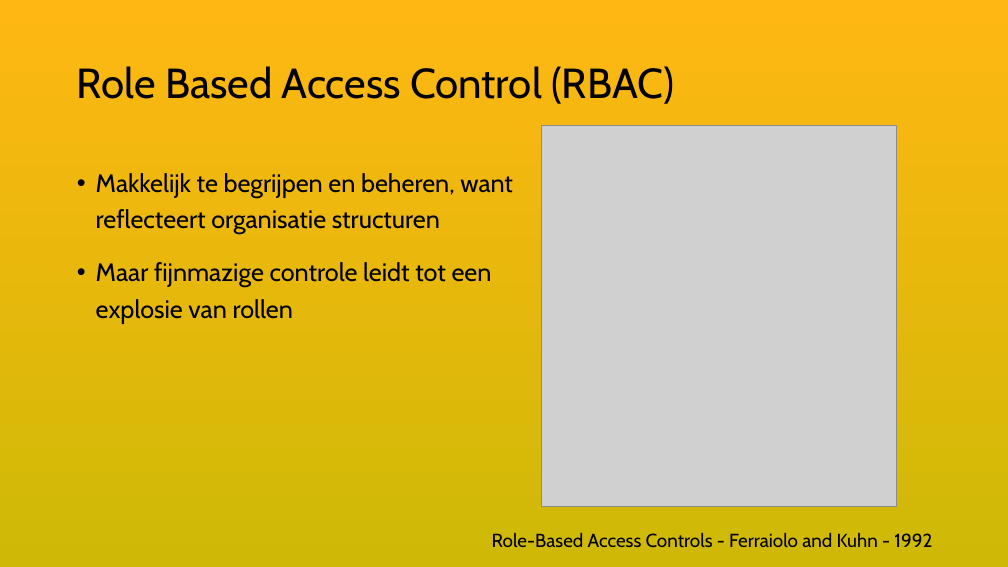
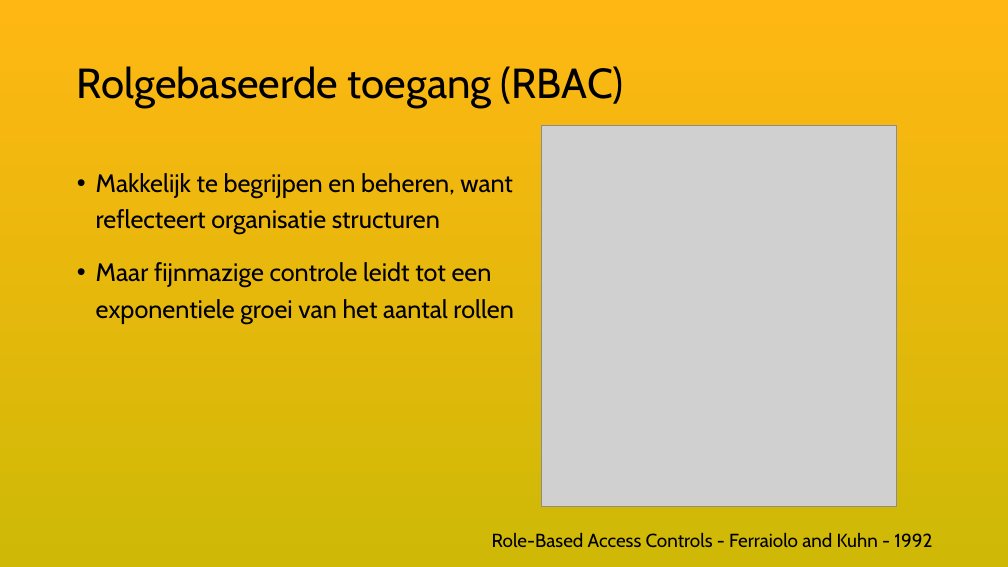
Before and after one commit to VNG-Realisatie/ftv, a slide deck: slide 6 of static/documents/20261118-keten-privacy-officers-JenV.pptx (slide 5 before the commit). Drawn at 1008x567 pixels with LibreOffice and Linux fonts; fonts in the diff are those of the drawing; grey boxes stand for pictures. Boxes give left, top, right and bottom in pixels: in the first picture for what was removed or moved away, otherwise in the second. Text is boxed around its words. In the diff, an @@ line names an element or a change of style, - is before the commit and + after.

```diff
--- a/static/documents/20261118-keten-privacy-officers-JenV.pptx
+++ b/static/documents/20261118-keten-privacy-officers-JenV.pptx
@@ title at (x1=77, y1=66, x2=624, y2=108): text changed @@
-Role Based Access Control (RBAC)
+Rolgebaseerde toegang (RBAC)
@@ text at (x1=96, y1=262, x2=513, y2=324): text changed @@
-• Maar fijnmazige controle leidt tot een explosie van rollen
+• Maar fijnmazige controle leidt tot een exponentiele groei van het aantal rollen
```
Also in this commit, not shown: 4 other slides changed, 2 slides added, 1 slide removed.
